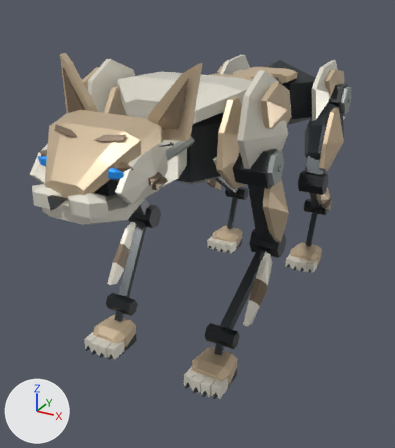
One commit to the glTF model assets/k0-tech-01/k0_tech_01_d0_lod2.glb: the scene before it, then after it.
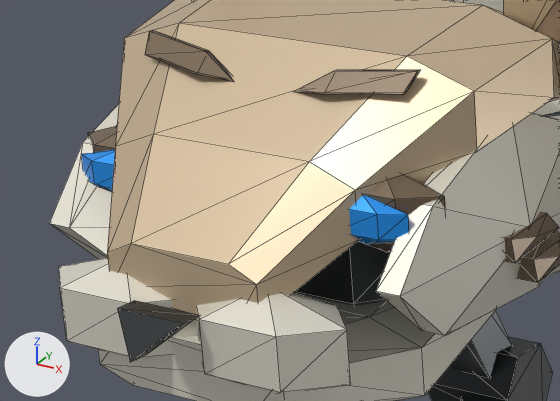
There are two pictures of each version: one whole from a 50 mm camera at (0.349, -0.754, 0.491) aimed at (-0.076, 0.02, 0.105), one close up on the part from 4% to 41% of the width and 26% to 49% of the height. The axes (+X, +Y, +Z) are drawn at lower left. The lights are the same throughout. The older version's two pictures come first. The close-ups show mesh edges as thin lines. Vertices at exactly the same position are counted once.

The first close-up shows 'K0_TECH_01_SKIN'.
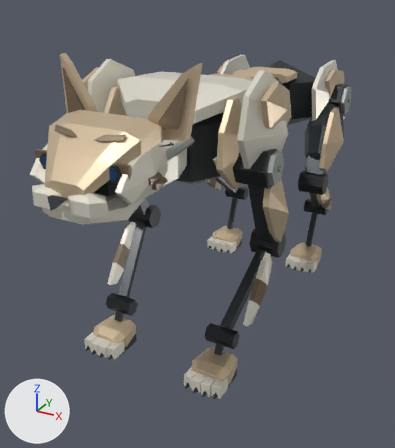
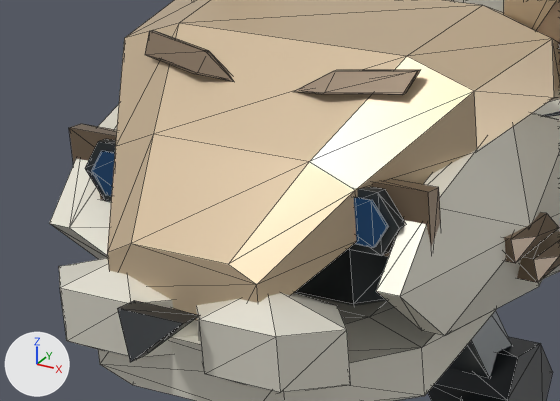
Edits to the bpy script that builds the scene:
```text
Change me_k0_tech_01_geometry:
    used by ob_k0_tech_01_skin; location = (0.0, 0.0, 0.0)
    remove me_k0_tech_01_geometry.from_pydata(...)  # 1766 vertices, 2964 faces; spans x -0.143..0.143, y -0.403..0.634, z 0.001..0.421
    add me_k0_tech_01_geometry.from_pydata(...)  # 1774 vertices, 2972 faces; spans x -0.143..0.143, y -0.403..0.634, z 0.001..0.421
    me_k0_tech_01_geometry part 1: a new loose piece, a 6-sided cylinder along y spanning x -0.0513..-0.0277, y -0.3604..-0.3573, z 0.3185..0.3348, in mat_k0_graphite_frame
    me_k0_tech_01_geometry part 2: a new loose piece, a box spanning x 0.0206..0.0584, y -0.3573..-0.3529, z 0.3173..0.336, in mat_k0_graphite_frame
    me_k0_tech_01_geometry part 3: a new loose piece, a 6-sided cylinder along y spanning x 0.0308..0.04826, y -0.36124..-0.36058, z 0.32063..0.33267, in mat_k0_graphite_frame
    me_k0_tech_01_geometry part 4: the loose piece of 14 vertices spanning x 0.021..0.058, y -0.358..-0.343, z 0.315..0.339 is deleted
    me_k0_tech_01_geometry part 5
    29 vertices are removed from x -0.058..0.053, y -0.362..-0.343, z 0.32..0.339
    71 faces are deleted
    13 vertices move from x -0.058..0.053, y -0.362..-0.343, z 0.315..0.33 to x -0.058..0.045, y -0.361..-0.353, z 0.317..0.336
    19 vertices are added at x -0.058..0.051, y -0.361..-0.353, z 0.319..0.336
    51 new faces join them
```

Changed parts and their boxes [x1, y1, x2, y2] in the close-ups (560 x 401 px; the box of a moved part takes in the faces that stretch with it):
part 1 of me_k0_tech_01_geometry, added: after [85, 139, 116, 202]
part 2 of me_k0_tech_01_geometry, added (brown): after [372, 179, 441, 257]
part 3 of me_k0_tech_01_geometry, added (blue): after [354, 197, 388, 248]
part 4 of me_k0_tech_01_geometry, deleted (brown): before [366, 174, 445, 253]
part 5 of me_k0_tech_01_geometry, moved or reshaped: before [81, 126, 409, 244]; after [69, 124, 405, 256]
